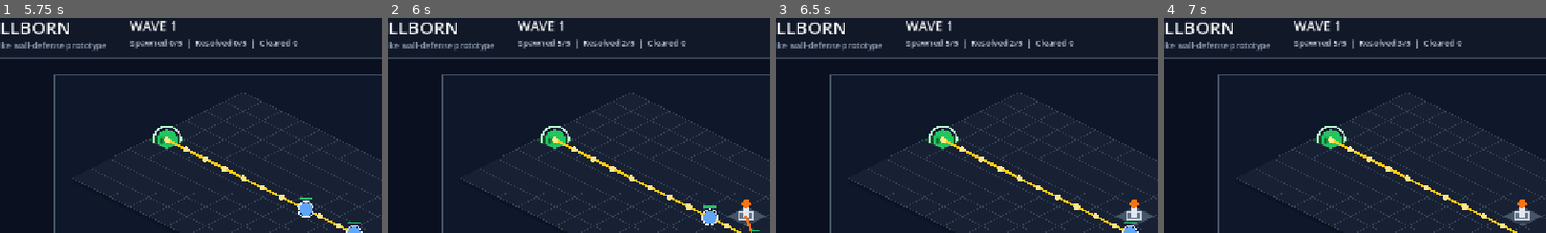
Above: before the commit, frames 1-4 (left to right).
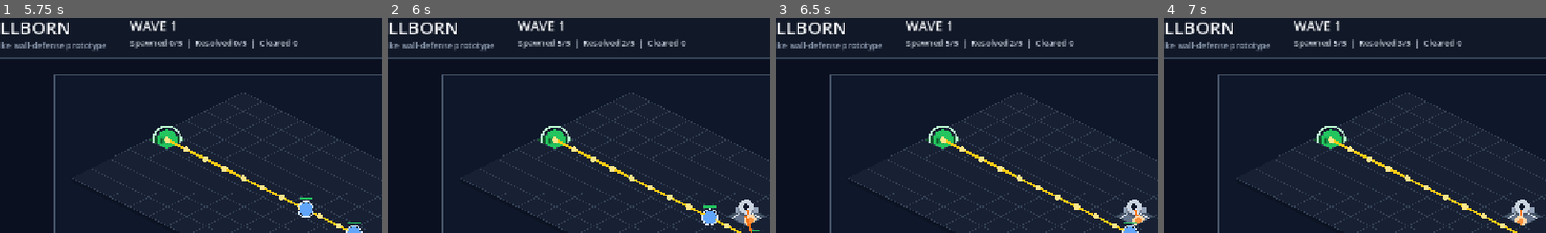
Above: after the commit, the same moments.

Repository: xian0310567/wallborn
Game: Godot game, scene res://scenes/main.tscn
The game is run twice, just before and just after one commit, with the same random seed, the same clock (stepped at 60 frames per second) and the same inputs.
Inputs (mouse positions are % of the whole screen's width and height, from its top left):
- Up to frame 1 (5.75 s): click "START WAVE" at 0.5 s; move the mouse to (72, 45) at 1.27 s; click (72, 45) at 1.42 s; move the mouse to (30, 55) at 2.02 s; click (30, 55) at 2.17 s; move the mouse to (60, 28) at 2.77 s; click (60, 28) at 2.92 s; move the mouse to (45, 70) at 3.52 s; click (45, 70) at 3.67 s; move the mouse to (80, 65) at 4.27 s; click (80, 65) at 4.42 s; move the mouse to (20, 35) at 5.02 s; click (20, 35) at 5.17 s
- Up to frame 2 (6 s): move the mouse to (55, 50) at 5.77 s; click (55, 50) at 5.92 s
- Up to frame 3 (6.5 s): no input
- Up to frame 4 (7 s): move the mouse to (35, 25) at 6.52 s; click (35, 25) at 6.67 s
The pictures show only the part of the screen within x 9-59%, y 3-53%; the shares and areas given below are measured in that part.

Frame 1 is identical in both runs. In frame 2, 0.5% of the frame differs, in the area x 90-98%, y 84-97%; in frame 3, 0.5%; in frame 4, 0.5%.

Commit message:
Improve wall turret silhouette

Diff:
--- a/scripts/main.gd
+++ b/scripts/main.gd
@@ -215,6 +215,8 @@
 		"damage": 10.0 + defense_damage_bonus,
 		"cooldown": 0.0,
 		"cooldown_duration": 0.6 * defense_cooldown_multiplier,
+		"flash": 0.0,
+		"aim_to": Vector2.ZERO,
 	}
 
 func _update_defenses(delta: float) -> void:
@@ -224,6 +226,7 @@
 	for cell in defense_units.keys():
 		var unit: Dictionary = defense_units[cell]
 		var cooldown: float = maxf(float(unit.get("cooldown", 0.0)) - delta, 0.0)
+		unit["flash"] = maxf(float(unit.get("flash", 0.0)) - delta, 0.0)
 		if cooldown <= 0.0:
 			var target: Node = _find_target_for_defense(cell, float(unit["range"]))
 			if target != null and target.has_method("take_damage"):
@@ -231,6 +234,8 @@
 				var to_pos: Vector2 = target.position
 				target.take_damage(float(unit["damage"]))
 				attack_effects.append({"from": from_pos, "to": to_pos, "time": 0.12})
+				unit["aim_to"] = to_pos
+				unit["flash"] = 0.16
 				cooldown = float(unit["cooldown_duration"])
 				did_attack = true
 		unit["cooldown"] = cooldown
@@ -361,13 +366,50 @@
 
 func _draw_defense_unit(cell: Vector2i) -> void:
 	var center: Vector2 = grid_view.cell_to_world(cell)
-	var half: float = minf(grid_view.basis_x.length(), grid_view.basis_y.length()) * 0.32
-	var base := Rect2(center - Vector2(half, half * 0.55), Vector2(half * 2.0, half * 1.1))
-	draw_rect(Rect2(base.position + Vector2(0, 6), base.size), Color(0, 0, 0, 0.26), true)
-	draw_rect(base, Color("#64748b"), true)
-	draw_rect(base, Color("#cbd5e1"), false, 2.0)
-	draw_rect(Rect2(center + Vector2(-5, -half - 8), Vector2(10, half + 10)), Color("#e2e8f0"), true)
-	draw_circle(center + Vector2(0, -half - 10), 7.0, Color("#f97316"))
+	var unit: Dictionary = defense_units.get(cell, {})
+	var aim_to: Vector2 = unit.get("aim_to", center + Vector2(0, -1))
+	var aim_direction := (aim_to - center).normalized()
+	if aim_direction == Vector2.ZERO:
+		aim_direction = Vector2(0, -1)
+	var flash: float = float(unit.get("flash", 0.0))
+
+	var wall_top := PackedVector2Array([
+		center + Vector2(-25, 4),
+		center + Vector2(0, -12),
+		center + Vector2(25, 4),
+		center + Vector2(0, 20),
+	])
+	var wall_side := PackedVector2Array([
+		wall_top[0],
+		wall_top[3],
+		wall_top[3] + Vector2(0, 9),
+		wall_top[0] + Vector2(0, 9),
+	])
+	var wall_front := PackedVector2Array([
+		wall_top[3],
+		wall_top[2],
+		wall_top[2] + Vector2(0, 9),
+		wall_top[3] + Vector2(0, 9),
+	])
+	draw_colored_polygon(PackedVector2Array([wall_top[0] + Vector2(0, 10), wall_top[1] + Vector2(0, 10), wall_top[2] + Vector2(0, 10), wall_top[3] + Vector2(0, 10)]), Color(0, 0, 0, 0.28))
+	draw_colored_polygon(wall_side, Color("#334155"))
+	draw_colored_polygon(wall_front, Color("#475569"))
+	draw_colored_polygon(wall_top, Color("#64748b"))
+	draw_polyline(PackedVector2Array([wall_top[0], wall_top[1], wall_top[2], wall_top[3], wall_top[0]]), Color("#e2e8f0"), 2.0)
+
+	for offset in [-14, 0, 14]:
+		draw_rect(Rect2(center + Vector2(offset - 5, -15), Vector2(10, 9)), Color("#94a3b8"), true)
+
+	var turret_center := center + Vector2(0, -16)
+	var muzzle := turret_center + aim_direction * 25.0
+	draw_circle(turret_center + Vector2(0, 4), 13.0, Color(0, 0, 0, 0.22))
+	draw_circle(turret_center, 12.0, Color("#cbd5e1"))
+	draw_line(turret_center, muzzle, Color("#e2e8f0"), 7.0)
+	draw_line(turret_center, muzzle, Color("#f97316"), 3.0)
+	draw_circle(turret_center, 5.0, Color("#0f172a"))
+	if flash > 0.0:
+		draw_circle(muzzle, 9.0 + flash * 18.0, Color("#fed7aa"))
+		draw_circle(muzzle, 5.0, Color("#fb923c"))
 
 func _draw_attack_effects() -> void:
 	for effect in attack_effects:
